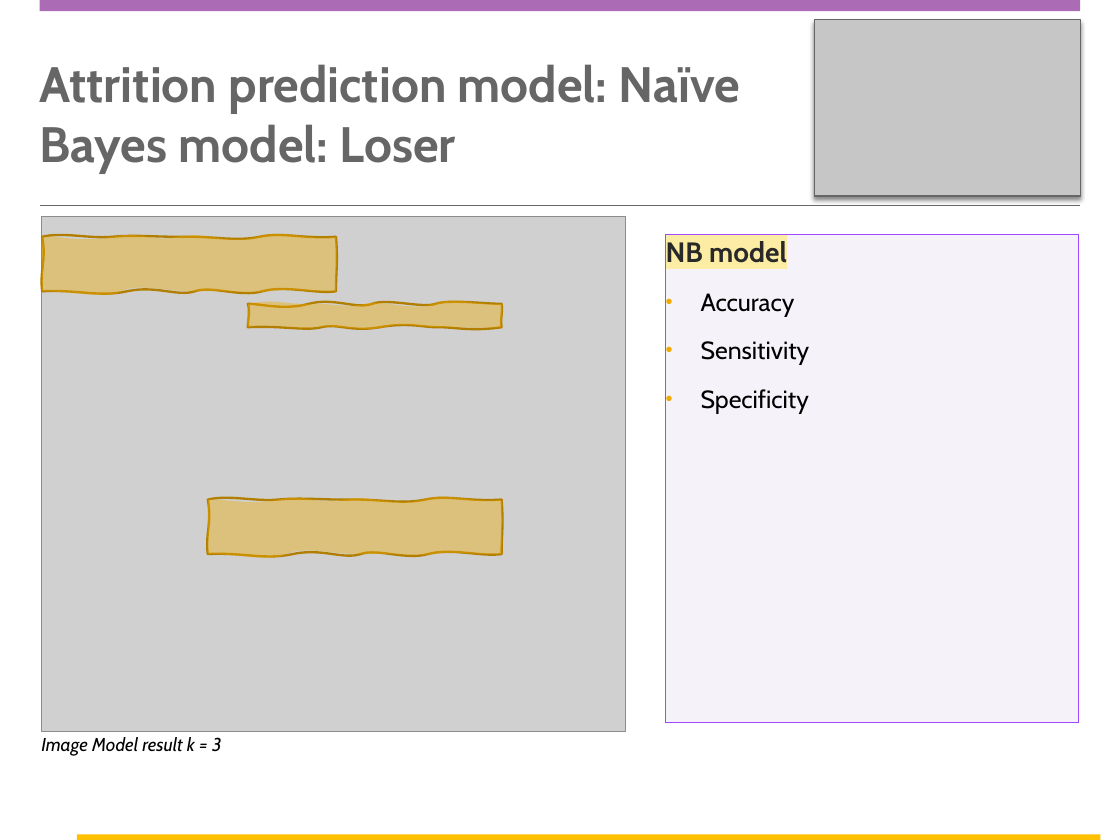
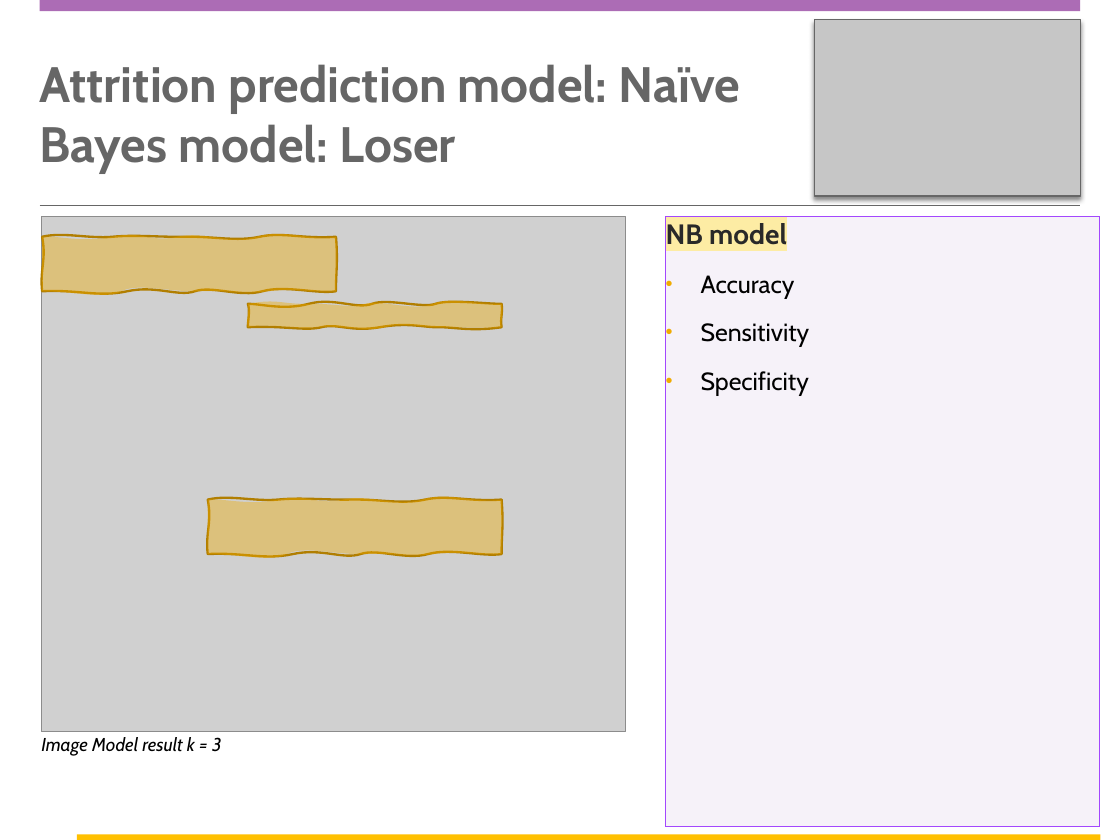
Before and after one commit to carlosAtestevez/CaseStudy2DDS, a slide deck: slide 14 of DDSAnalytics Presentation.pptx. Drawn at 1120x840 pixels with LibreOffice and Linux fonts; fonts in the diff are those of the drawing; grey boxes stand for pictures; background and template pictures are left out. Boxes give left, top, right and bottom in pixels: in the first picture for what was removed or moved away, otherwise in the second. Text is boxed around its words. In the diff, an @@ line names an element or a change of style, - is before the commit and + after.

```diff
--- a/DDSAnalytics Presentation.pptx
+++ b/DDSAnalytics Presentation.pptx
@@ rectangle "NB model": place and size @@
-rectangle "NB model" at [665,234,1079,722]
+rectangle "NB model" at [665,216,1099,825]
```
Also in this commit, not shown: 10 other slides changed, 6 slides added, 6 other files.
